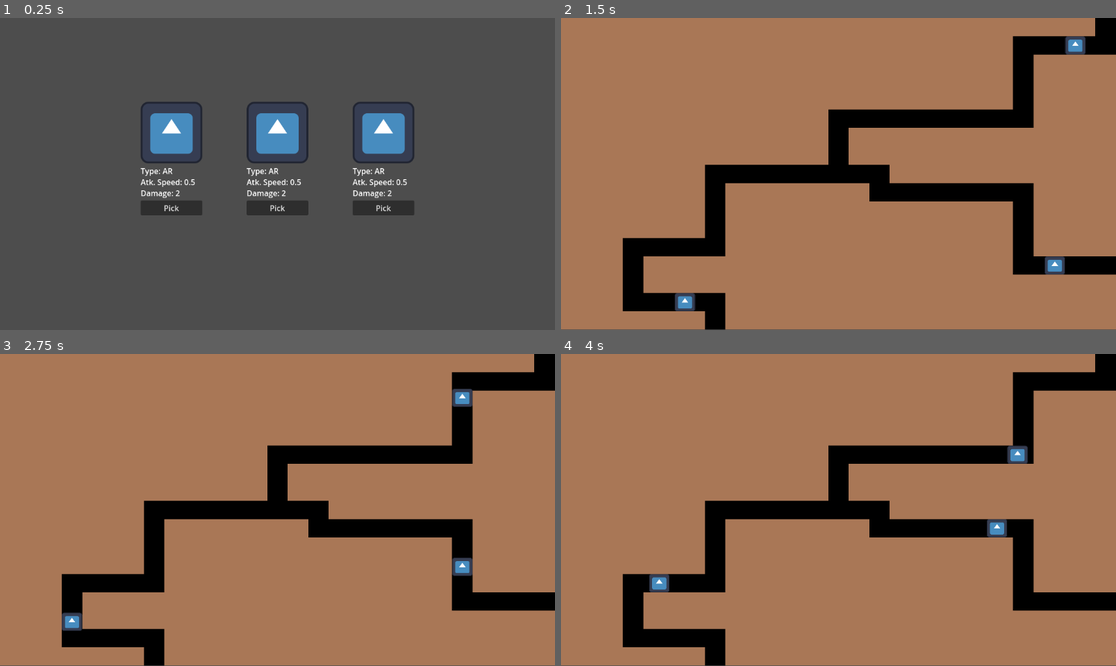
Above: before the commit, frames 1-4 (two rows, left to right).
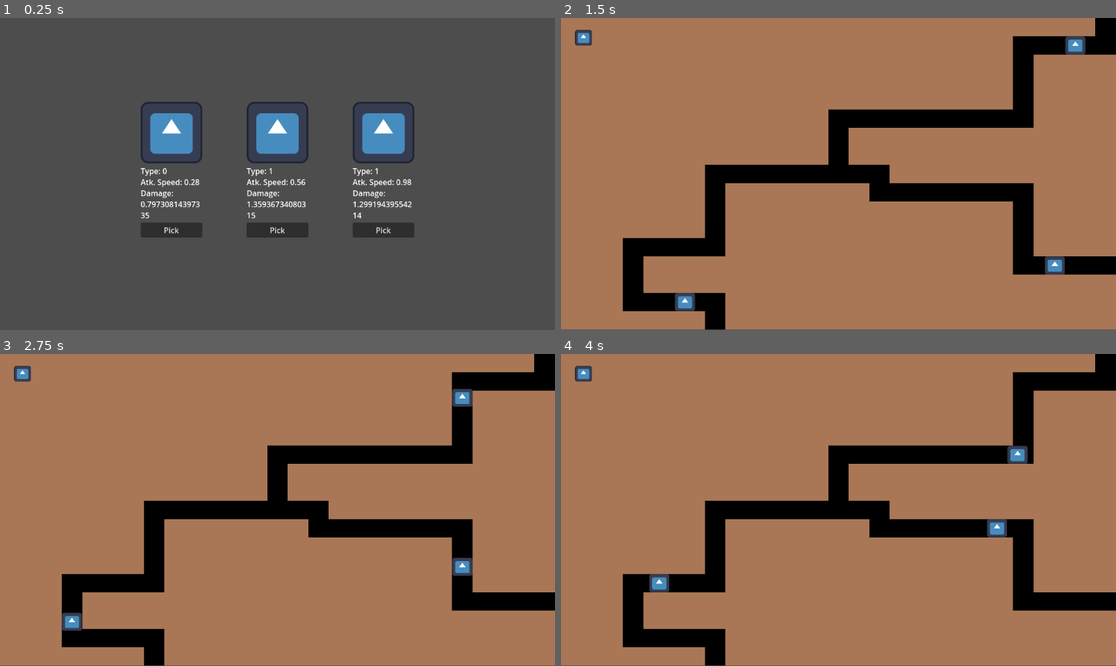
Above: after the commit, the same moments.

Repository: DanganRodri/TowerCommand
Game: Godot game, scene res://select_weapon.tscn
Two runs of this game, one before a commit and one after it. Both use one fixed random seed, a clock stepped at 60 frames per second and the inputs below. This scene is started directly instead of the project's main scene. The engine's default icon, where the game draws it, is replaced by a stand-in: a white triangle on a blue panel in a dark square.
Inputs (mouse positions are in pixels of both pictures, inside the frame that each line leads up to):
- Up to frame 1 (0.25 s): no input
- Up to frame 2 (1.5 s): click "Pick" at 0.5 s; move the mouse to (960, 158) at 1.27 s; press the mouse at (960, 158) at 1.28 s
- Up to frame 3 (2.75 s): move the mouse to (166, 525) at 2.02 s; release the mouse at (166, 525) at 2.03 s; click (166, 525) at 2.1 s
- Up to frame 4 (4 s): move the mouse to (894, 441) at 2.77 s; press the mouse at (894, 441) at 2.78 s; move the mouse to (810, 572) at 3.52 s; release the mouse at (810, 572) at 3.53 s; click (810, 572) at 3.6 s

The runs differ from the first frame. In frame 1, 3.2% of the frame differs, in the area x 25-75%, y 48-71%; in frame 2, 0.2%; in frame 3, 0.2%; in frame 4, 0.2%.

Commit message:
adde two new enemies

Diff:
--- a/game.tscn
+++ b/game.tscn
@@ -9,6 +9,8 @@
 [ext_resource type="Script" path="res://scripts/enemy_speedy.gd" id="6_43sbu"]
 [ext_resource type="Script" path="res://scripts/weapon.gd" id="7_adbpj"]
 [ext_resource type="Script" path="res://scripts/barrier.gd" id="7_ldcq1"]
+[ext_resource type="Script" path="res://scripts/shieldmamager.gd" id="9_6sjlg"]
+[ext_resource type="Script" path="res://scripts/shield.gd" id="10_p0ywg"]
 
 [sub_resource type="TileSetAtlasSource" id="TileSetAtlasSource_n5epq"]
 texture = ExtResource("5_e5xui")
@@ -28,6 +30,10 @@
 
 [sub_resource type="RectangleShape2D" id="RectangleShape2D_45mvs"]
 size = Vector2(104, 96)
+
+[sub_resource type="RectangleShape2D" id="RectangleShape2D_bh65l"]
+
+[sub_resource type="RectangleShape2D" id="RectangleShape2D_1wjb2"]
 
 [node name="Game" type="Node"]
 script = ExtResource("1_xcrxx")
@@ -81,6 +87,29 @@
 shape = SubResource("RectangleShape2D_feq2d")
 metadata/_edit_lock_ = true
 
+[node name="Shields" type="Area2D" parent="Enemy Speedy"]
+script = ExtResource("9_6sjlg")
+
+[node name="CollisionShape2D" type="CollisionShape2D" parent="Enemy Speedy/Shields"]
+position = Vector2(-29, -29)
+shape = SubResource("RectangleShape2D_bh65l")
+script = ExtResource("10_p0ywg")
+
+[node name="CollisionShape2D2" type="CollisionShape2D" parent="Enemy Speedy/Shields"]
+position = Vector2(29, -29)
+shape = SubResource("RectangleShape2D_bh65l")
+script = ExtResource("10_p0ywg")
+
+[node name="CollisionShape2D3" type="CollisionShape2D" parent="Enemy Speedy/Shields"]
+position = Vector2(-29, 29)
+shape = SubResource("RectangleShape2D_bh65l")
+script = ExtResource("10_p0ywg")
+
+[node name="CollisionShape2D4" type="CollisionShape2D" parent="Enemy Speedy/Shields"]
+position = Vector2(29, 29)
+shape = SubResource("RectangleShape2D_bh65l")
+script = ExtResource("10_p0ywg")
+
 [node name="Camera2D" type="Camera2D" parent="."]
 anchor_mode = 0
 zoom = Vector2(1.333, 1.19)
@@ -95,4 +124,15 @@
 
 [node name="SecondaryCooldown" type="Timer" parent="SecondaryWeapeon"]
 
+[node name="StaticBody2D" type="StaticBody2D" parent="."]
+
+[node name="Sprite2D" type="Sprite2D" parent="StaticBody2D"]
+position = Vector2(35, 34.5)
+scale = Vector2(0.203125, 0.210938)
+texture = ExtResource("2_oomhc")
+
+[node name="CollisionShape2D" type="CollisionShape2D" parent="StaticBody2D"]
+position = Vector2(35, 35)
+shape = SubResource("RectangleShape2D_1wjb2")
+
 [connection signal="timeout" from="PrimaryWeapon/PrimaryCooldown" to="PrimaryWeapon" method="_on_primary_cooldown_timeout"]
--- a/project.godot
+++ b/project.godot
@@ -18,6 +18,7 @@
 [autoload]
 
 Game="*res://scripts/game.gd"
+WeaponRules="*res://scripts/globals.gd"
 
 [input]
 
--- a/scripts/enemy.gd
+++ b/scripts/enemy.gd
@@ -7,17 +7,19 @@
 var current_path: Array[Vector2i]
 
 var type = "Basic"
-var hp = 3
+var hp = 3.0
 var speed = 1.5
 var maxSpeed = 150
 var color = Color()
 var damageTimer = 0
+var inmune : bool = false
 
-func _init(_type, _hp, _speed,_maxSpeed) -> void:
+func _init(_type, _hp, _speed,_maxSpeed,_inmune) -> void:
 	self.type = _type
 	self.hp = _hp
 	self.speed = speed
 	self.maxSpeed = _maxSpeed
+	self.inmune = _inmune
 
 func get_route():
 	current_path = tilemap.graph.get_id_path(
--- a/scripts/enemy_basic.gd
+++ b/scripts/enemy_basic.gd
@@ -3,4 +3,4 @@
 class_name Basic
 
 func _init():
-	super._init("Basic", 3, 1, 150)
+	super._init("Basic", 3, 1, 150,false)
--- a/scripts/enemy_speedy.gd
+++ b/scripts/enemy_speedy.gd
@@ -3,4 +3,4 @@
 class_name Speedy
 
 func _init():
-	super._init("Speedy", 1, 5, 300)
+	super._init("Speedy", 1, 5, 300,true)
--- a/scripts/enemy_tank.gd
+++ b/scripts/enemy_tank.gd
@@ -3,4 +3,4 @@
 class_name Tank
 
 func _init():
-	super._init("Tank", 10, 0.5, 100)
+	super._init("Tank", 10, 0.5, 100,false)
--- a/scripts/game.gd
+++ b/scripts/game.gd
@@ -6,10 +6,21 @@
 var tanks = []
 var speedies = []
 
+var primaryWeapon: Weapon
+var secondaryWeapon: Weapon
+
+var level_parameters := {
+	"primaryWeapon" = Weapon.new(),
+	"secondaryWeapon" = Weapon.new()
+}
+
 func _ready():
 	main = get_tree().get_root()
 
 func _process(delta):
+
+
+
 	enemies = []
 	basics = []
 	tanks = []
@@ -26,7 +37,11 @@
 			if node is Speedy:
 				speedies.append(node)
 
+		if primaryWeapon == null and node is Weapon:
+			primaryWeapon = node as Weapon
 
+		if secondaryWeapon == null and node is Weapon:
+			secondaryWeapon = node as Weapon
 
 
 func get_all_enemies():
--- /dev/null
+++ b/scripts/globals.gd
@@ -0,0 +1,19 @@
+extends Node
+
+const min_AR_atkSpeed = 0.05
+const max_AR_atkSpeed = 0.5
+
+const min_SG_atkSpeed = 0.5
+const max_SG_atkSpeed = 1.5
+
+const min_RL_atkSpeed = 1
+const max_RL_atkSpeed = 3
+
+const min_AR_damage = 0.3
+const max_AR_damage = 1.3
+
+const min_SG_damage = 0.3
+const max_SG_damage = 1.3
+
+const min_RL_damage = 1
+const max_RL_damage = 2
--- /dev/null
+++ b/scripts/shield.gd
@@ -0,0 +1,7 @@
+extends CollisionShape2D
+
+class_name Shield
+
+var active : bool = false
+var number : int = 1
+var hitted : bool = false
--- /dev/null
+++ b/scripts/shieldmamager.gd
@@ -0,0 +1,46 @@
+extends Area2D
+
+func reactive_shields():
+	for shield in get_children():
+		shield.disabled = false
+
+func check_order(shield_hitted):
+	var shields = get_children()
+	var min = true
+	var number_hitted = shield_hitted.number
+
+	for shield in shields:
+		if not shield.disabled:
+			var number = shield.number
+			if number_hitted > number:
+				min = false
+
+	if min == true:
+		shield_hitted.disabled = true
+	else:
+		reactive_shields()
+
+	shield_hitted.hitted = true
+
+func check_if_shields_down():
+	for shield in get_children():
+		if shield.disabled == false:
+			return false
+
+	return true
+
+func _ready():
+	var i = 1
+	for shield in get_children():
+		shield.number = i
+		i = i + 1
+
+func _process(delta):
+
+	for shield in get_children():
+		shield = shield as Shield
+		if shield.hitted:
+			check_order(shield)
+
+	if check_if_shields_down():
+		get_parent().inmune = false
--- a/scripts/weapon.gd
+++ b/scripts/weapon.gd
@@ -4,15 +4,22 @@
 
 @onready var timer = get_child(0)
 
-var cool_down = 0.1
+var weapon_type = {
+	"AR": 0,
+	"SG": 1,
+	"RL": 2
+}
+
+var atk_speed = 0.1
 var is_ready : bool = true
-var type = "AR"
+var type = weapon_type.AR
+var damage = 1.0
 
 
 const ar_cursor = ""
 
 func _ready():
-	timer.wait_time = cool_down
+	timer.wait_time = atk_speed
 
 func _process(delta):
 	shoot()
@@ -24,24 +31,32 @@
 		var game = get_parent()
 		var enemies = game.get_all_enemies()
 		var tanks = game.get_tank_enemies()
+		var speedies = game.get_speedy_enemies()
 		var mouse_position = get_global_mouse_position()
 
 		for tank in tanks:
-			var barrier = tank.get_child(2)
+			for barrier in tank.get_children():
+				if barrier is Barrier:
+					var colliderSize = barrier.get_shape().get_rect().size
 
-			if barrier != null:
-				var colliderSize = barrier.get_shape().get_rect().size
+					if collidesWithPoint(mouse_position, tank.position, colliderSize):
+						barrier.hp = barrier.hp - 1
+						return
 
-				if collidesWithPoint(mouse_position, tank.position, colliderSize):
-					barrier.hp = barrier.hp - 1
-					print("daño barrera")
-					return
+		for speedie in speedies:
+			var shields = speedie.get_child(2)
+			for shield in shields.get_children():
+				if shield is Shield and shield.disabled == false:
+					var colliderSize = shield.get_shape().get_rect().size
+					if collidesWithPoint(mouse_position, shield.position + speedie.position, colliderSize):
+						shield.hitted = true
+						return
 
 		for enemy in enemies:
 			var colliderSize = enemy.get_child(1).get_shape().get_rect().size
 
-			if collidesWithPoint(mouse_position, enemy.position, colliderSize):
-				enemy.hp = enemy.hp - 1
+			if collidesWithPoint(mouse_position, enemy.position, colliderSize) and enemy.inmune == false:
+				enemy.hp = enemy.hp - self.damage
 				var sprite = enemy.get_child(0)
 				sprite.modulate = Color(1, 0, 0) # Rojo
 				enemy.damageTimer = 3
--- a/select_weapon.gd
+++ b/select_weapon.gd
@@ -1,6 +1,72 @@
 extends Control
+
 
 @onready var main_game = load("res://game.tscn")
 
+@onready var weapon_container1 = get_node("./HBoxContainer/VBoxContainer")
+@onready var weapon_container2 = get_node("./HBoxContainer/VBoxContainer2")
+@onready var weapon_container3 = get_node("./HBoxContainer/VBoxContainer3")
+
+var first_enter = true
+
+var primaryWeapon: Weapon
+var secondaryWeapon: Weapon
+
+var level_parameters := {
+	"primaryWeapon" = Weapon.new(),
+	"secondaryWeapon" = Weapon.new()
+}
+
 func _on_button_pressed():
 	get_tree().change_scene_to_file("res://game.tscn")
+
+func generate_weapon(weapon_container):
+	var randomWeapon = Weapon.new()
+	var randomType = randi() % 3
+
+	var AR = randomWeapon.weapon_type.AR
+	var SG = randomWeapon.weapon_type.SG
+	var RL = randomWeapon.weapon_type.RL
+
+
+	match randomType:
+		AR:
+			randomWeapon.type = randomWeapon.weapon_type.AR
+		SG:
+			randomWeapon.type = randomWeapon.weapon_type.SG
+		RL:
+			randomWeapon.type = randomWeapon.weapon_type.RL
+
+	var randomAtKSpeed = 0
+
+	match randomType:
+		AR:
+			randomWeapon.atk_speed = floor((randf() * WeaponRules.max_AR_atkSpeed + WeaponRules.min_AR_atkSpeed) * 100) / 100
+		SG:
+			randomWeapon.atk_speed = floor((randf() * WeaponRules.max_SG_atkSpeed + WeaponRules.min_SG_atkSpeed) * 100) / 100
+		RL:
+			randomWeapon.atk_speed = floor((randf() * WeaponRules.max_RL_atkSpeed + WeaponRules.min_RL_atkSpeed) * 100) / 100
+
+	var randomDamage = 0
+
+	match randomType:
+		AR:
+			randomWeapon.damage = randf() * WeaponRules.max_AR_damage + WeaponRules.min_AR_damage
+		SG:
+			randomWeapon.damage = randf() * WeaponRules.max_SG_damage + WeaponRules.min_SG_damage
+		RL:
+			randomWeapon.damage = randf() * WeaponRules.max_RL_damage + WeaponRules.min_RL_damage
+
+	var text = weapon_container.get_child(1)
+	text.bbcode_text = "Type: " + str(randomWeapon.type) + "\n" + "Atk. Speed: " + str(randomWeapon.atk_speed) + "\n" + "Damage: " + str(randomWeapon.damage) + "\n"
+
+func generate_weapons():
+	generate_weapon(weapon_container1)
+	generate_weapon(weapon_container2)
+	generate_weapon(weapon_container3)
+
+func _process(delta):
+	if first_enter:
+		generate_weapons()
+		first_enter = false
+	pass
Not shown: 1 places in game.tscn that only renumber resources
